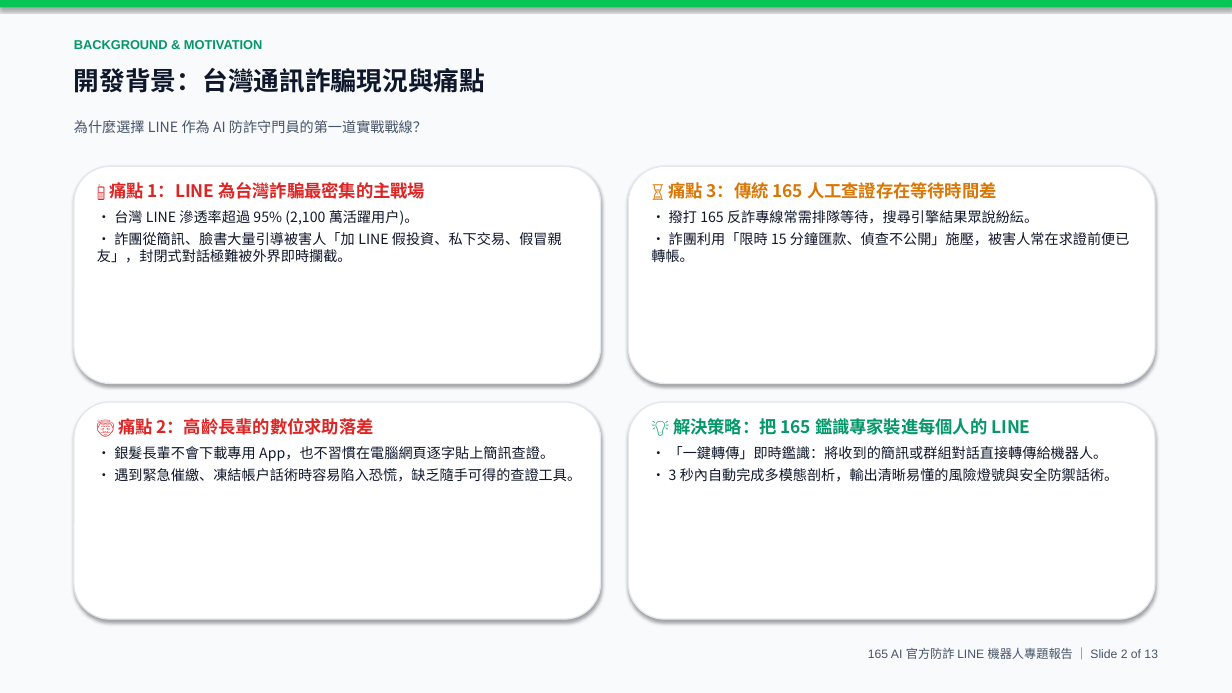
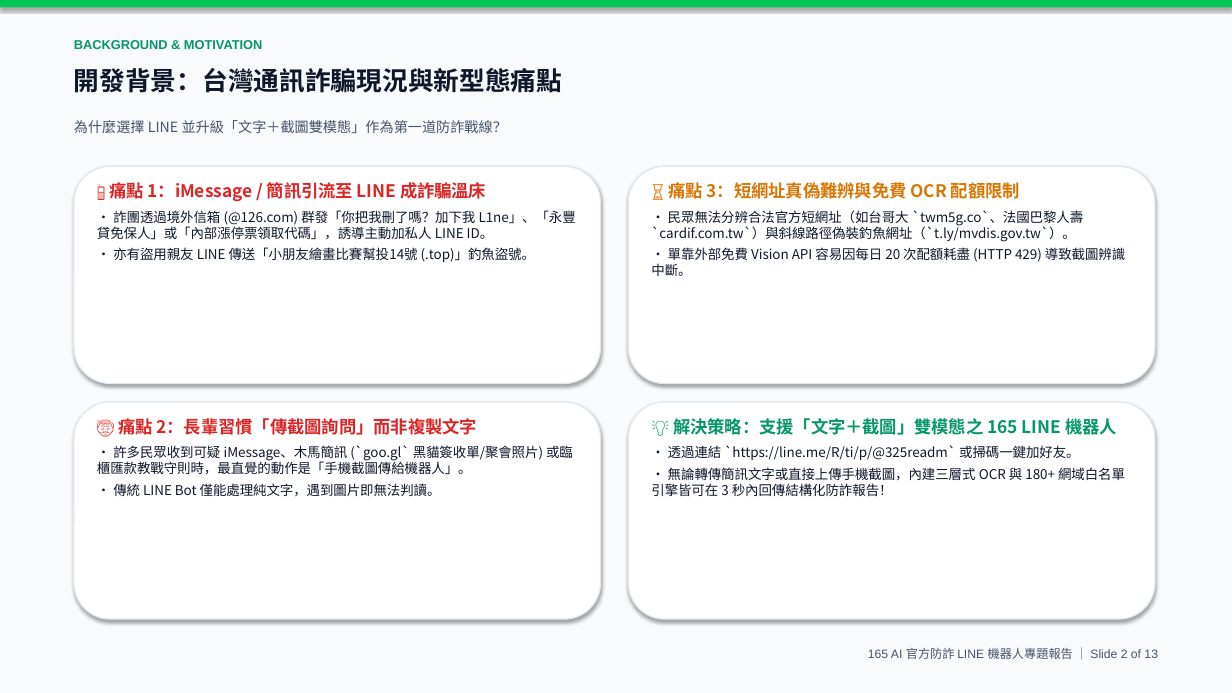
Before and after one commit to alex0647-star/165-anti-scam-ai, a slide deck: slide 2 of LINE官方防詐機器人_專題簡報.pptx. Drawn at 1232x693 pixels with LibreOffice and Linux fonts; fonts in the diff are those of the drawing. Boxes give left, top, right and bottom in pixels: in the first picture for what was removed or moved away, otherwise in the second. Text is boxed around its words. In the diff, an @@ line names an element or a change of style, - is before the commit and + after.

Commit message:
更新 165 AI 專題簡報、LINE 官方機器人伺服器與相關實測成果

```diff
--- a/LINE官方防詐機器人_專題簡報.pptx
+++ b/LINE官方防詐機器人_專題簡報.pptx
@@ text at bbox=[74, 68, 562, 93]: text changed @@
-開發背景：台灣通訊詐騙現況與痛點
+開發背景：台灣通訊詐騙現況與新型態痛點
@@ text at bbox=[74, 120, 507, 133]: text changed @@
-為什麼選擇 LINE 作為 AI 防詐守門員的第一道實戰戰線？
+為什麼選擇 LINE 並升級「文字＋截圖雙模態」作為第一道防詐戰線？
@@ text at bbox=[97, 179, 576, 262]: text changed; size 11 to 10.5 pt @@
-📱 痛點 1：LINE 為台灣詐騙最密集的主戰場
-• 台灣 LINE 滲透率超過 95% (2,100 萬活躍用戶)。
-• 詐團從簡訊、臉書大量引導被害人「加 LINE 假投資、私下交易、假冒親友」，封閉式對話極難被外界即時攔截。
+📱 痛點 1：iMessage / 簡訊引流至 LINE 成詐騙溫床
+• 詐團透過境外信箱 (@126.com) 群發「你把我刪了嗎？加下我 L1ne」、「永豐貸免保人」或「內部漲停票領取代碼」，誘導主動加私人 LINE ID。
+• 亦有盜用親友 LINE 傳送「小朋友繪畫比賽幫投14號 (.top)」釣魚盜號。
@@ text at bbox=[651, 179, 1125, 276]: text changed; size 11 to 10.5 pt @@
-⏳ 痛點 3：傳統 165 人工查證存在等待時間差
-• 撥打 165 反詐專線常需排隊等待，搜尋引擎結果眾說紛紜。
-• 詐團利用「限時 15 分鐘匯款、偵查不公開」施壓，被害人常在求證前便已轉帳。
+⏳ 痛點 3：短網址真偽難辨與免費 OCR 配額限制
+• 民眾無法分辨合法官方短網址（如台哥大 `twm5g.co`、法國巴黎人壽 `cardif.com.tw`）與斜線路徑偽裝釣魚網址（`t.ly/mvdis.gov.tw`）。
+• 單靠外部免費 Vision API 容易因每日 20 次配額耗盡 (HTTP 429) 導致截圖辨識中斷。
@@ text at bbox=[97, 415, 573, 497]: text changed; size 11 to 10.5 pt @@
-👵 痛點 2：高齡長輩的數位求助落差
-• 銀髮長輩不會下載專用 App，也不習慣在電腦網頁逐字貼上簡訊查證。
-• 遇到緊急催繳、凍結帳戶話術時容易陷入恐慌，缺乏隨手可得的查證工具。
+👵 痛點 2：長輩習慣「傳截圖詢問」而非複製文字
+• 許多民眾收到可疑 iMessage、木馬簡訊 (`goo.gl` 黑貓簽收單/聚會照片) 或臨櫃匯款教戰守則時，最直覺的動作是「手機截圖傳給機器人」。
+• 傳統 LINE Bot 僅能處理純文字，遇到圖片即無法判讀。
@@ text at bbox=[651, 418, 1125, 496]: text changed; size 11 to 10.5 pt @@
-💡 解決策略：把 165 鑑識專家裝進每個人的 LINE
-• 「一鍵轉傳」即時鑑識：將收到的簡訊或群組對話直接轉傳給機器人。
-• 3 秒內自動完成多模態剖析，輸出清晰易懂的風險燈號與安全防禦話術。
+💡 解決策略：支援「文字＋截圖」雙模態之 165 LINE 機器人
+• 透過連結 `https://line.me/R/ti/p/@325readm` 或掃碼一鍵加好友。
+• 無論轉傳簡訊文字或直接上傳手機截圖，內建三層式 OCR 與 180+ 網域白名單引擎皆可在 3 秒內回傳結構化防詐報告！
```
Also in this commit, not shown: 12 other slides changed, 3 other files.
